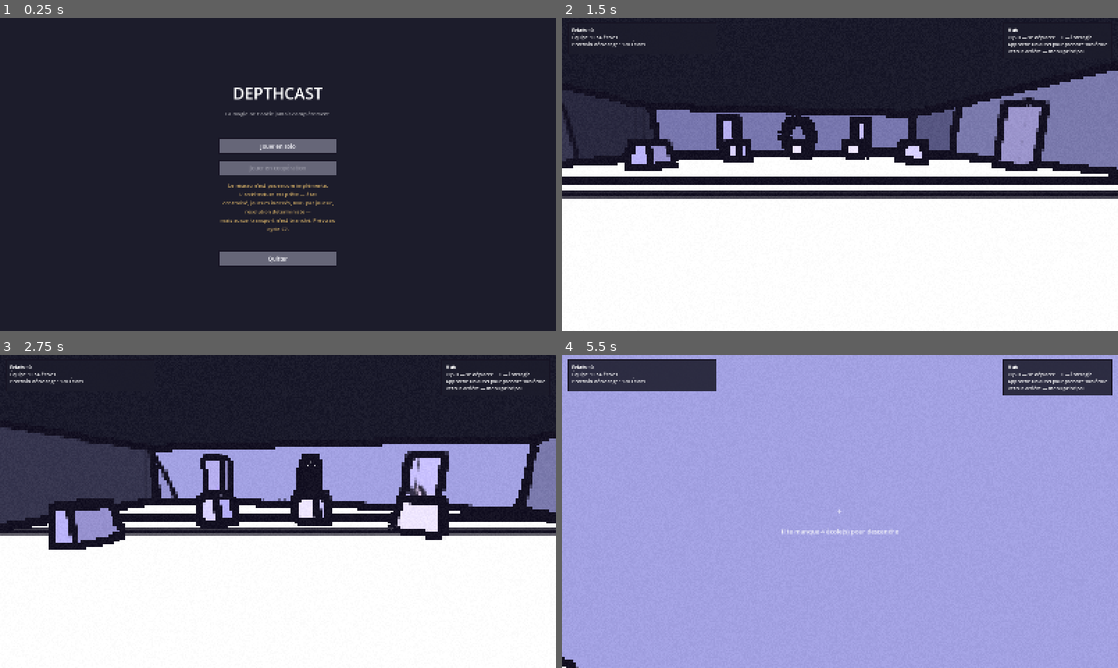
Above: before the commit, frames 1-4 (two rows, left to right).
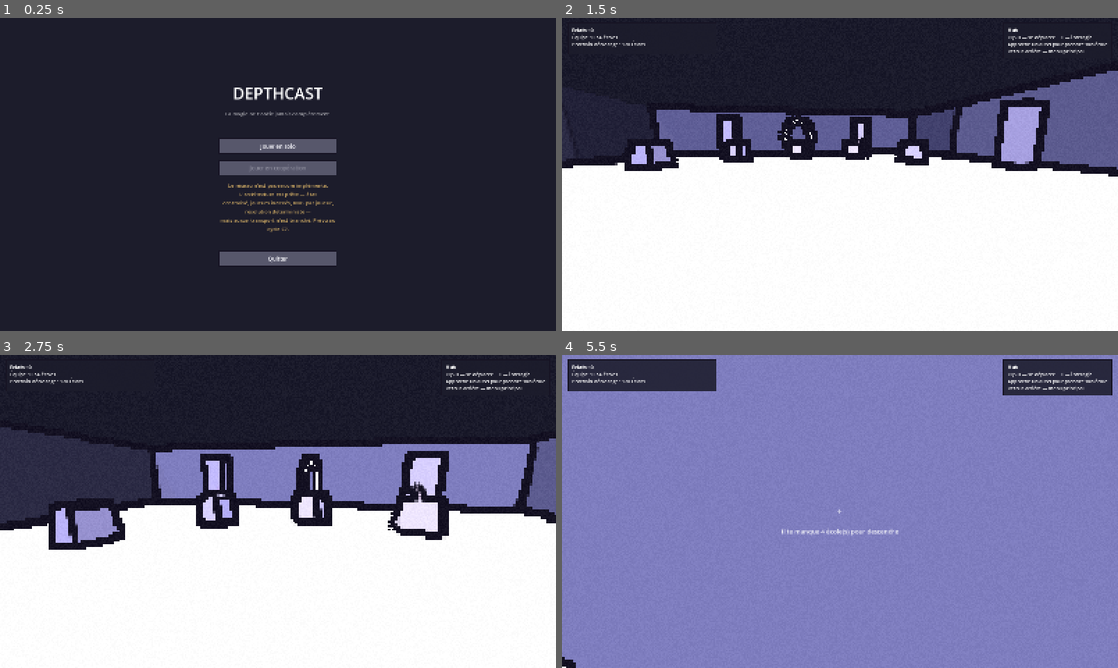
Above: after the commit, the same moments.

Repository: Treri-afk/depthcast
Game: Godot game, scene res://scenes/menu.tscn
The game is run twice, just before and just after one commit, with the same random seed, the same clock (stepped at 60 frames per second) and the same inputs.
Inputs (mouse positions are in pixels of both pictures, inside the frame that each line leads up to):
- Up to frame 1 (0.25 s): no input
- Up to frame 2 (1.5 s): click "Jouer en solo" at 0.5 s; tap Enter at 1.25 s; move the mouse to (867, 174) at 1.27 s; hold W (deplacer_avant) from 1.28 s (still down); tap S (deplacer_arriere) at 1.35 s; click (867, 174) at 1.42 s
- Up to frame 3 (2.75 s): keep holding W (deplacer_avant); tap Space (sauter) at 1.52, 2.27 s; move the mouse to (250, 511) at 2.02 s; tap E (interagir) at 2.1 s
- Up to frame 4 (5.5 s): keep holding W (deplacer_avant); move the mouse to (851, 505) at 2.77 s; tap 1 (lancer_sort_1) at 2.85 s; move the mouse to (834, 517) at 3.52 s; tap 2 (lancer_sort_2) at 3.6 s; click (834, 517) at 3.67 s; tap Space (sauter) at 3.77, 4.52, 5.27 s; move the mouse to (878, 514) at 4.27 s; tap 3 (lancer_sort_3) at 4.35 s; move the mouse to (795, 508) at 5.02 s; tap 4 (lancer_sort_4) at 5.1 s

The runs differ from the first frame. In frame 2, 12% of the frame differs, in the area x 0-100%, y 16-58%; in frame 3, 13%; in frame 4, 95%, in the area x 0-100%, y 0-100%.

Commit message:
revert: abandonne la détection d'arêtes par profondeur
Les escaliers ne venaient pas des normales — ils venaient de la
détection par profondeur elle-même, et retirer les normales ne les avait
donc pas fait disparaître.

Même comparée à la moyenne des voisins opposés, ce qui annule la pente et
ne devrait laisser que les cassures, la profondeur produit de grands
escaliers sur les sols. La précision du tampon ne suffit pas sur une
grande surface vue en rasant : sa quantification devient plus grande que
la cassure qu'on cherche à mesurer.

Retour à la détection par luminance seule, celle qui donnait un résultat
propre.

Sa limite connue : elle ne voit pas la jonction de deux surfaces
éclairées à l'identique. On la compense là où elle doit l'être — dans la
palette. Les valeurs du sol et des murs sont écartées, et deux
vérifications imposent désormais cet écart. Ce n'est plus un goût, c'est
ce qui rend la géométrie lisible.

Les deux approches écartées sont documentées dans le shader avec la
raison de leur échec.

85 vérifications, toutes vertes.

Co-Authored-By: Claude Opus 5 <noreply@anthropic.com>

Diff:
--- a/scripts/content/palette.gd
+++ b/scripts/content/palette.gd
@@ -33,7 +33,6 @@
 ## Rupture de profondeur qui déclenche un trait. C'est ce qui souligne les
 ## arêtes de géométrie, invisibles à la luminance quand deux surfaces voisines
 ## sont éclairées pareil.
-@export_range(0.0005, 0.05, 0.0005) var contour_seuil_profondeur: float = 0.006
 
 ## Bruit fixe posé sur l'image. Il ne bouge jamais : un grain animé fait du
 ## bruit vidéo, un grain fixe fait du papier.
@@ -67,12 +66,16 @@
 @export_range(0.0, 1.0, 0.05) var filtre_force: float = 1.0
 
 @export_group("Décor")
+## Les valeurs sont volontairement ÉCARTÉES les unes des autres. Le contour se
+## détecte sur la luminance : deux surfaces adjacentes de valeur voisine ne
+## produisent aucun trait, et leur jonction disparaît. L'écart de valeur n'est
+## donc pas un choix esthétique ici, c'est ce qui rend la géométrie lisible.
 @export var fond: Color = Color(0.11, 0.11, 0.17)
-@export var sol: Color = Color(0.62, 0.61, 0.66)
-@export var sol_couloir: Color = Color(0.52, 0.51, 0.57)
-@export var mur: Color = Color(0.40, 0.40, 0.47)
-@export var mur_couloir: Color = Color(0.34, 0.34, 0.41)
-@export var pilier: Color = Color(0.46, 0.45, 0.52)
+@export var sol: Color = Color(0.66, 0.65, 0.71)
+@export var sol_couloir: Color = Color(0.56, 0.55, 0.62)
+@export var mur: Color = Color(0.34, 0.34, 0.42)
+@export var mur_couloir: Color = Color(0.27, 0.27, 0.34)
+@export var pilier: Color = Color(0.48, 0.47, 0.55)
 @export var estrade: Color = Color(0.56, 0.55, 0.61)
 @export var rampe: Color = Color(0.50, 0.49, 0.56)
 
--- a/scripts/gameplay/fx/post_process.gd
+++ b/scripts/gameplay/fx/post_process.gd
@@ -39,7 +39,6 @@
 	mat.set_shader_parameter("contour_couleur", palette.encre)
 	mat.set_shader_parameter("contour_epaisseur", palette.contour_epaisseur)
 	mat.set_shader_parameter("contour_seuil", palette.contour_seuil)
-	mat.set_shader_parameter("contour_seuil_profondeur", palette.contour_seuil_profondeur)
 	mat.set_shader_parameter("grain_force", palette.grain_force)
 	mat.set_shader_parameter("filtre", palette.filtre)
 	mat.set_shader_parameter("filtre_teinte", palette.filtre_teinte)
--- a/scripts/tests/style_tests.gd
+++ b/scripts/tests/style_tests.gd
@@ -100,6 +100,15 @@
 	verifie("son seuil laisse passer les vraies ruptures sans souligner le bruit",
 		p.contour_seuil > 0.02 and p.contour_seuil < 0.3,
 		"%.3f" % p.contour_seuil)
+
+	# Le contour ne voit que la luminance : si deux surfaces adjacentes ont la
+	# même valeur, leur jonction n'existe pas à l'écran. L'écart de valeur est
+	# donc une contrainte technique, pas un goût.
+	verifie("le sol et les murs ont des valeurs franchement distinctes",
+		absf(p.sol.v - p.mur.v) > 0.2, "écart %.2f" % absf(p.sol.v - p.mur.v))
+	verifie("idem dans les couloirs",
+		absf(p.sol_couloir.v - p.mur_couloir.v) > 0.2,
+		"écart %.2f" % absf(p.sol_couloir.v - p.mur_couloir.v))
 	verifie("le filtre de couleur est un mode connu",
 		p.filtre >= 0 and p.filtre <= 4, "mode %d" % p.filtre)
 
--- a/shaders/pixel_fin.gdshader
+++ b/shaders/pixel_fin.gdshader
@@ -9,6 +9,22 @@
 // Le HUD, lui, vit sur un CanvasLayer dessiné après la 3D : il reste net.
 
 // Post-traitement de la ligne claire : trame pixel, contour, filtre de couleur.
+//
+// ── DEUX APPROCHES ÉCARTÉES, ET POURQUOI ────────────────────────────────
+//
+// La PROFONDEUR a été essayée pour souligner les arêtes géométriques. Même
+// comparée à la moyenne des voisins opposés — ce qui annule la pente et ne
+// laisse en principe que les cassures — elle produisait de grands escaliers sur
+// les sols. La précision du tampon ne suffit pas sur une grande surface vue en
+// rasant : la quantification devient plus grande que la cassure qu'on cherche.
+//
+// Les NORMALES ont été essayées ensuite pour distinguer courbure et arête. Le
+// tampon revient quantifié lui aussi, et le comparer pixel à pixel amplifiait
+// cette quantification au lieu de mesurer une orientation.
+//
+// Reste la luminance seule. Elle ne voit pas une jonction entre deux surfaces
+// éclairées à l'identique — c'est sa limite, et on la compense en écartant les
+// valeurs de la palette plutôt qu'en ajoutant un tampon de plus.
 //
 // ── POURQUOI LE CONTOUR EST ICI ET PLUS SUR LES OBJETS ───────────────────
 // La coque inversée dilate chaque face selon sa propre normale. Sur des
@@ -23,7 +39,6 @@
 // contours de formes ET sur la limite lumière/ombre.
 
 uniform sampler2D ecran : hint_screen_texture, filter_nearest, repeat_disable;
-uniform sampler2D profondeur : hint_depth_texture, filter_nearest, repeat_disable;
 
 group_uniforms Trame;
 // Côté d'un bloc en pixels d'écran. 2 accroche discrètement, 4 est un parti pris.
@@ -36,10 +51,6 @@
 // Écart de luminance à partir duquel on trace. Bas = trait partout, y compris
 // dans le bruit ; haut = seules les vraies ruptures sont soulignées.
 uniform float contour_seuil : hint_range(0.01, 0.6) = 0.085;
-// Rupture de profondeur RELATIVE à partir de laquelle on trace. La profondeur
-// brute n'est pas linéaire : comparer un écart absolu tracerait tout au premier
-// plan et rien au fond. Un rapport reste juste à toute distance.
-uniform float contour_seuil_profondeur : hint_range(0.0005, 0.05) = 0.004;
 
 group_uniforms Grain;
 // GRAIN DE PAPIER.
@@ -78,36 +89,6 @@
 // d'un demi-bloc et le contour se décale d'autant.
 vec2 accroche(vec2 uv, vec2 grille) {
 	return (floor(uv * grille) + 0.5) / grille;
-}
-
-
-// Arête géométrique : une VRAIE rupture, pas une surface vue en rasant.
-//
-// Chaque pixel est comparé à la MOYENNE de ses deux voisins opposés. Sur une
-// surface plane, même très inclinée, la profondeur varie linéairement et cette
-// moyenne retombe pile sur la valeur du centre : l'écart s'annule. Il ne
-// subsiste qu'à une vraie discontinuité.
-//
-// Une tentative de raffinement par les normales a été retirée : le tampon de
-// normales revient quantifié, et le comparer pixel à pixel produisait de larges
-// escaliers sur les grandes surfaces — bien pire que le défaut qu'il corrigeait.
-// Le seuil de profondeur, relevé, suffit à épargner les objets ronds.
-float rupture_profondeur(vec2 uv_centre, vec2 pas, vec2 grille) {
-	float d0 = texture(profondeur, uv_centre).r;
-	if (d0 <= 0.0) {
-		return 0.0;
-	}
-
-	float gauche = texture(profondeur, accroche(uv_centre - vec2(pas.x, 0.0), grille)).r;
-	float droite = texture(profondeur, accroche(uv_centre + vec2(pas.x, 0.0), grille)).r;
-	float haut = texture(profondeur, accroche(uv_centre - vec2(0.0, pas.y), grille)).r;
-	float bas = texture(profondeur, accroche(uv_centre + vec2(0.0, pas.y), grille)).r;
-
-	// Dérivée seconde : la pente s'annule, seule la cassure subsiste.
-	float ecart_x = abs((gauche + droite) * 0.5 - d0);
-	float ecart_y = abs((haut + bas) * 0.5 - d0);
-
-	return max(ecart_x, ecart_y) / max(d0, 0.00001);
 }
 
 
@@ -155,15 +136,7 @@
 		float gy = (bg + 2.0 * b + bd) - (hg + 2.0 * h + hd);
 		float force = sqrt(gx * gx + gy * gy);
 
-		float trace_lumiere = smoothstep(contour_seuil, contour_seuil * 2.2, force);
-
-		float rupture = rupture_profondeur(uv, pas, grille);
-		float trace_forme = smoothstep(contour_seuil_profondeur,
-			contour_seuil_profondeur * 2.5, rupture);
-
-		// Le plus fort des deux : la luminance attrape la limite lumière/ombre
-		// et les changements de matière, la profondeur attrape la géométrie.
-		float trace = max(trace_lumiere, trace_forme);
+		float trace = smoothstep(contour_seuil, contour_seuil * 2.2, force);
 		couleur = mix(couleur, contour_couleur.rgb, trace * contour_couleur.a);
 	}
 
